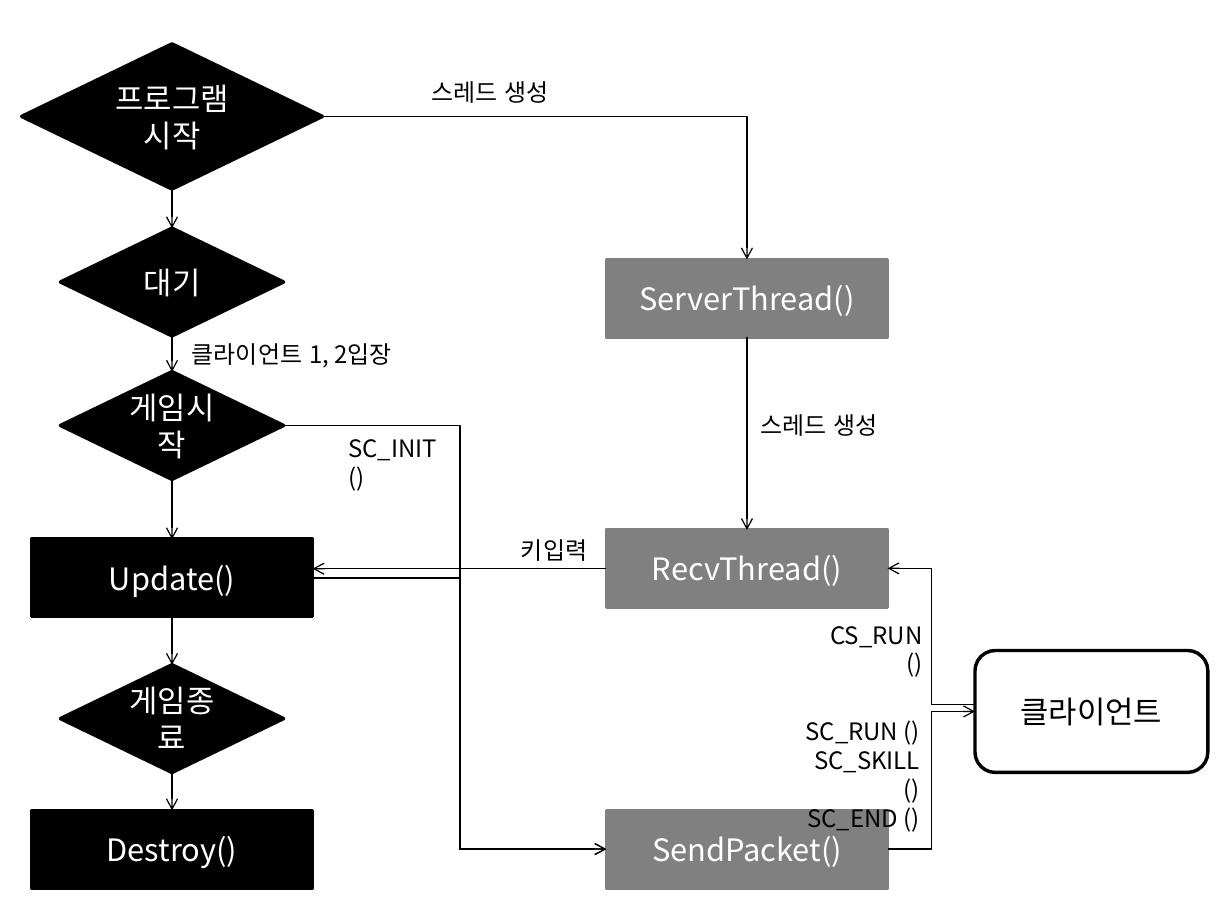
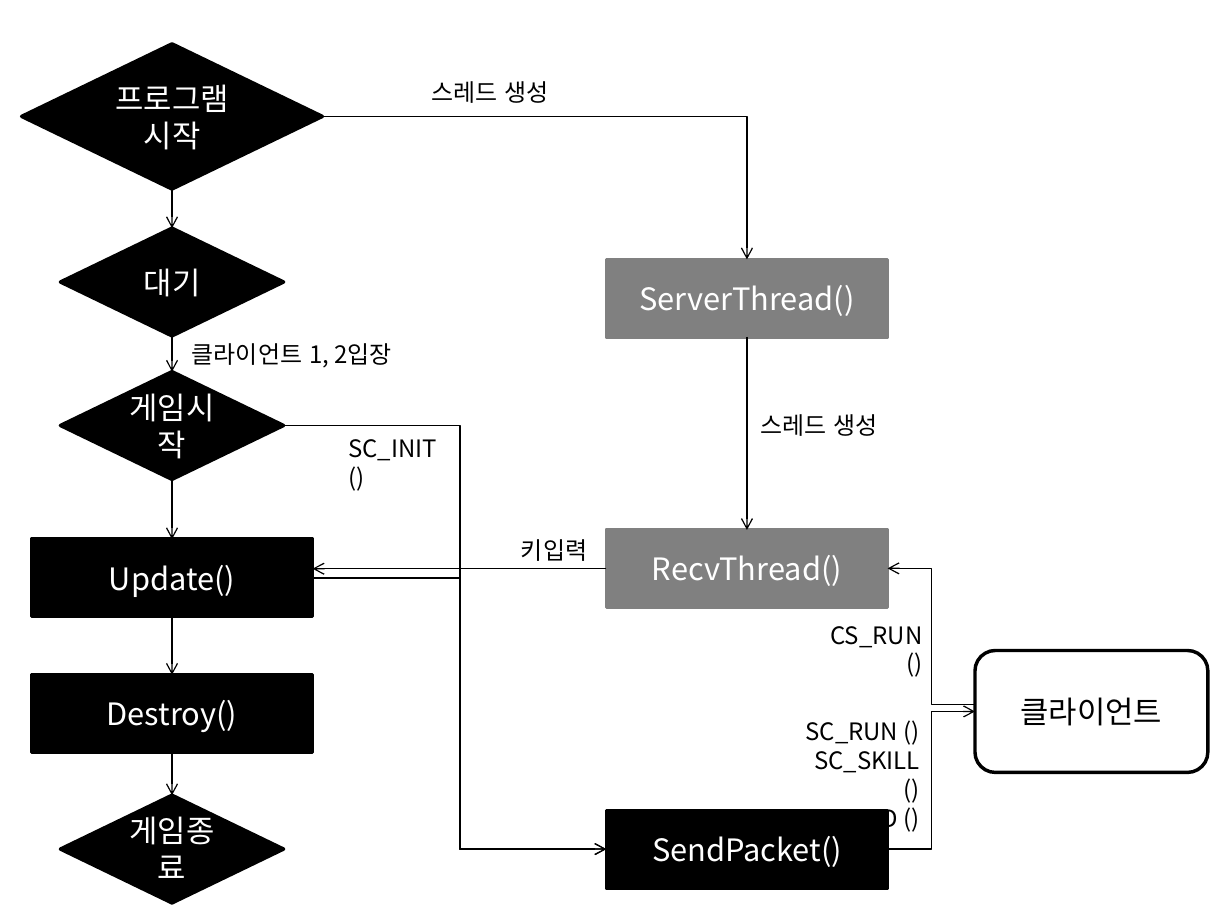
Before and after one commit to LeeWooSang/NGP_TeamProject, a slide deck: slide 2 of 설계도.pptx. Drawn at 1232x924 pixels with LibreOffice and Linux fonts; fonts in the diff are those of the drawing. Boxes give left, top, right and bottom in pixels: in the first picture for what was removed or moved away, otherwise in the second. Text is boxed around its words. In the diff, an @@ line names an element or a change of style, - is before the commit and + after.

Commit message:
서버 순서도 수정

```diff
--- a/설계도.pptx
+++ b/설계도.pptx
@@ arrow moved from (172, 617) - (172, 665) to (172, 617) - (172, 675) @@
@@ rectangle "Destroy()": place and size @@
-rectangle "Destroy()" at box(31, 811, 312, 888)
+rectangle "Destroy()" at box(31, 675, 312, 753)
@@ arrow moved from (172, 772) - (172, 811) to (172, 753) - (172, 795) @@
@@ diamond "게임종료": place and size @@
-diamond "게임종료" at box(60, 665, 283, 772)
+diamond "게임종료" at box(60, 795, 283, 902)
@@ rectangle "SendPacket()" at box(606, 811, 887, 888): fill #808080 to #000000; outline #808080 2 pt to #000000 2 pt @@
```
